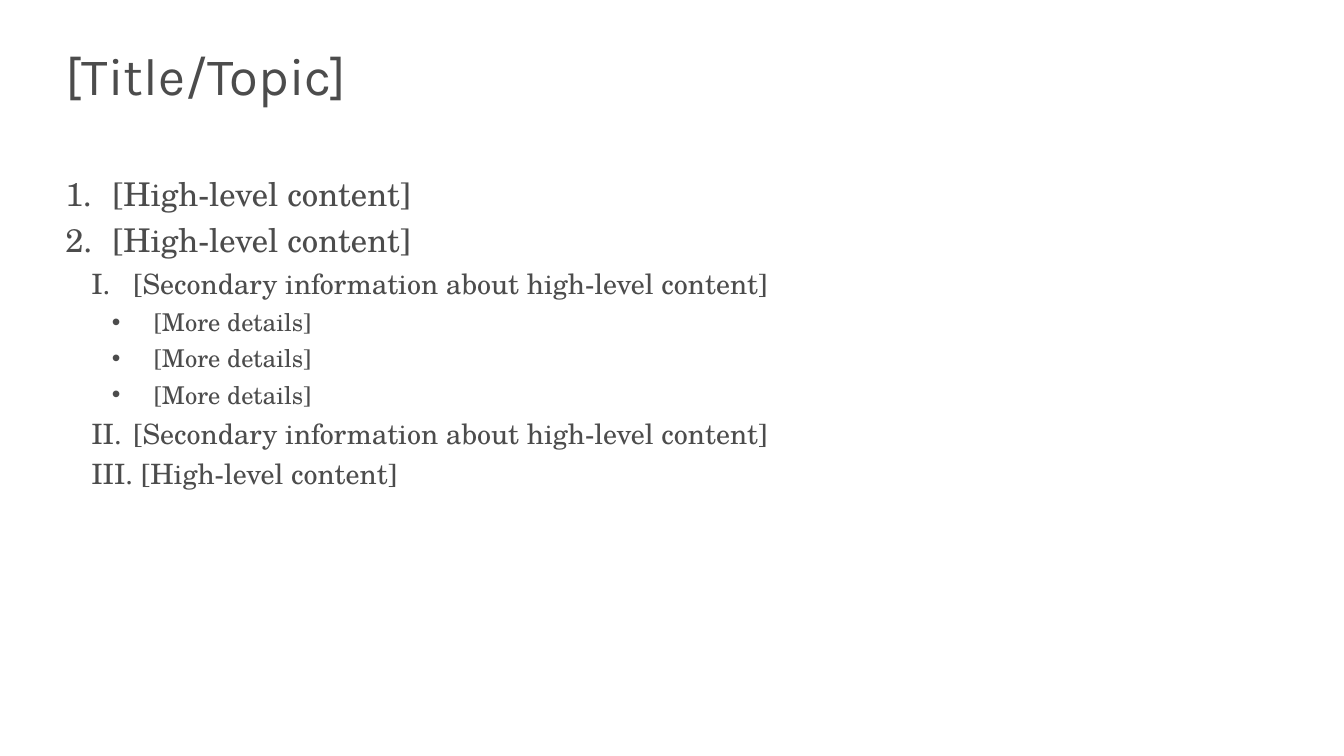
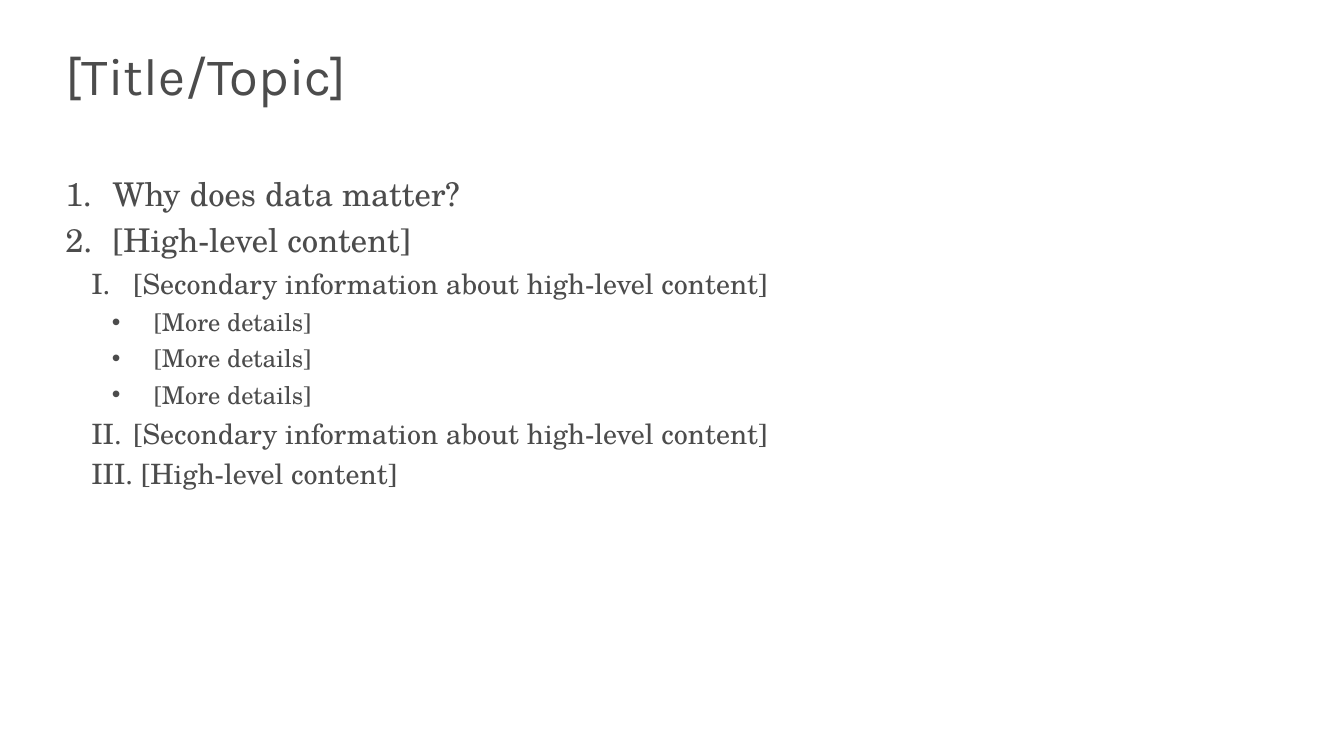
Before and after one commit to s-kyle-reed/data-lecture, a slide deck: slide 10 of lecture.pptx. Drawn at 1344x756 pixels with LibreOffice and Linux fonts; fonts in the diff are those of the drawing; background and template pictures are left out. Boxes give left, top, right and bottom in pixels: in the first picture for what was removed or moved away, otherwise in the second. Text is boxed around its words. In the diff, an @@ line names an element or a change of style, - is before the commit and + after.

```diff
--- a/lecture.pptx
+++ b/lecture.pptx
@@ text at [113, 182, 460, 213]: text changed @@
-1. [High-level content]
+1. Why does data matter?
```
Also in this commit, not shown: 2 other slides changed, 1 other file.
